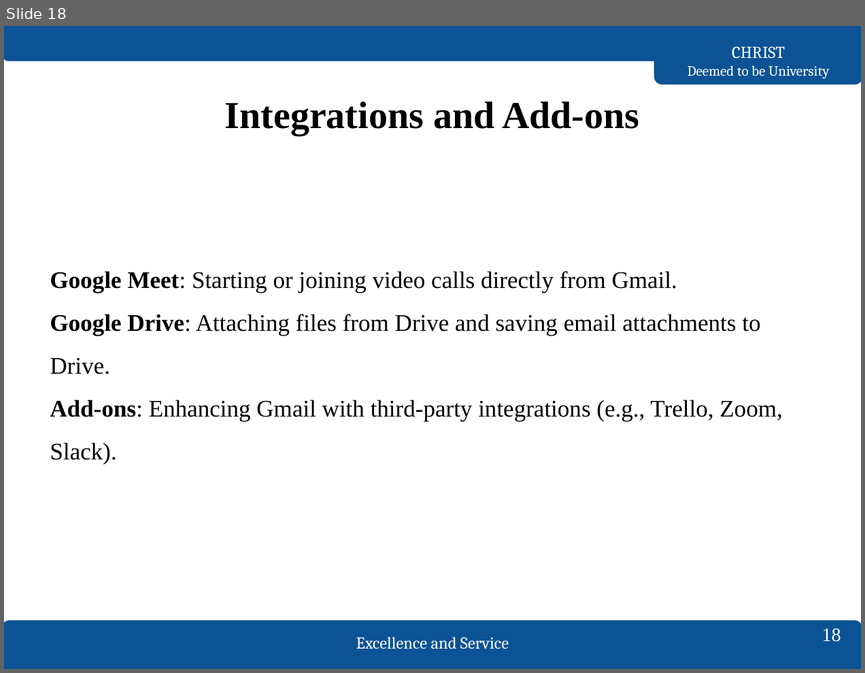
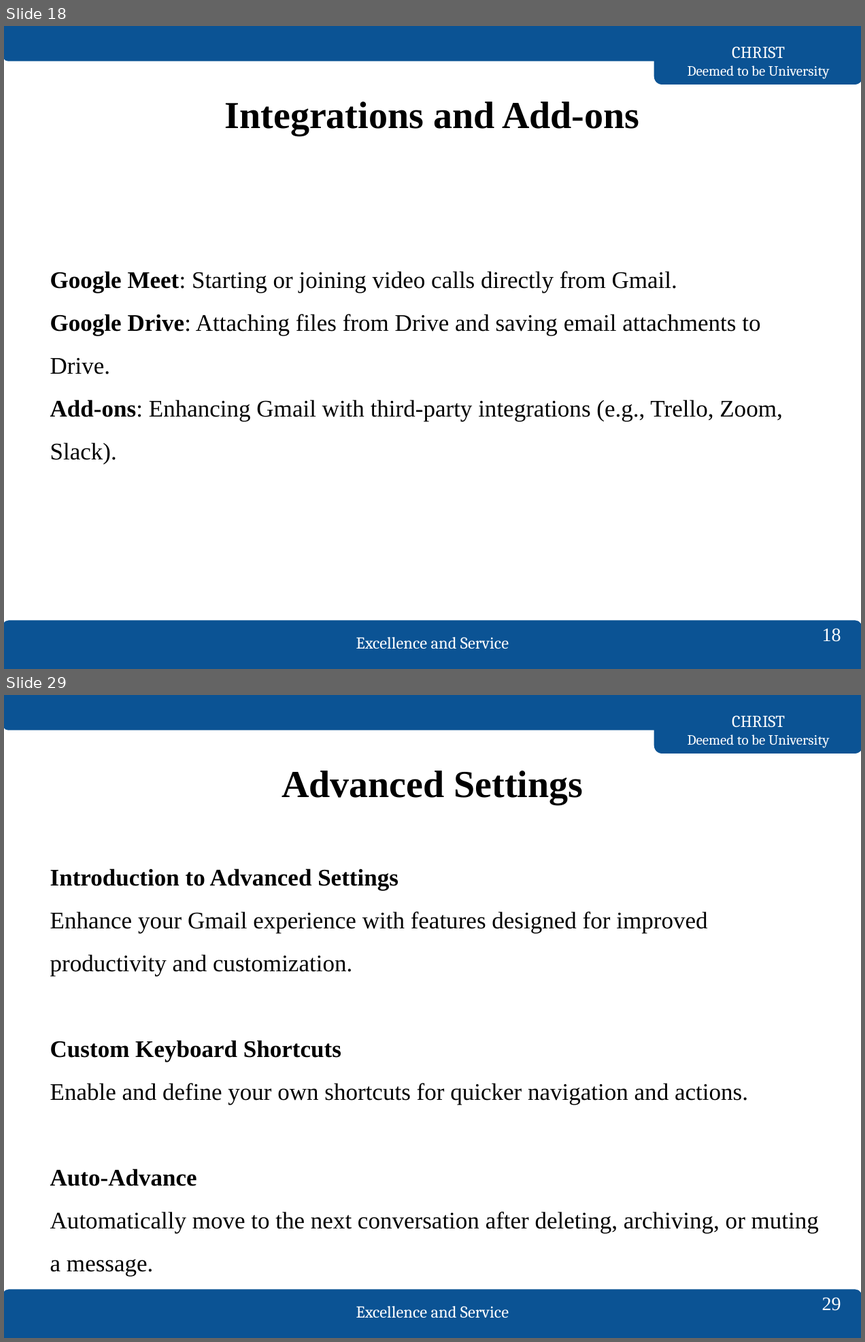
Before and after one commit to kavaskar786/4th_sem, a slide deck: digital mission/unit_1/ProjectPresentationTemplate.pptx. Shown one above the other, each under a label of ours: slide 18 before the commit, slides 18 and 29 after it; the slides between them are not shown. The pictures are 865x673 and 865x1342 pixels, drawn with LibreOffice and Linux fonts; fonts in the diff are those of the drawing. Boxes give left, top, right and bottom in pixels: in the first picture for what was removed or moved away, otherwise in the second. Text is boxed around its words. In the diff, an @@ line names an element or a change of style, - is before the commit and + after.

```diff
--- a/digital mission/unit_1/ProjectPresentationTemplate.pptx
+++ b/digital mission/unit_1/ProjectPresentationTemplate.pptx
@@ slide 29 added at bbox=[4, 695, 861, 1338], background #FFFFFF; not listed: 5 template elements that a slide beside it also shows @@
@@ title added at bbox=[281, 770, 583, 804], 32 pt, text #000000, bold @@
+Advanced Settings
@@ text added at bbox=[50, 868, 819, 1276], 20 pt, text #000000 @@
+Introduction to Advanced Settings
+Enhance your Gmail experience with features designed for improved productivity and customization.
+Custom Keyboard Shortcuts
+Enable and define your own shortcuts for quicker navigation and actions.
+Auto-Advance
+Automatically move to the next conversation after deleting, archiving, or muting a message.
@@ page number added at bbox=[822, 1297, 841, 1310], 16 pt, text #FFFFFF @@
+29
```
Also in this commit, not shown: 1 slide changed, 15 other slides added, 2 other files.
